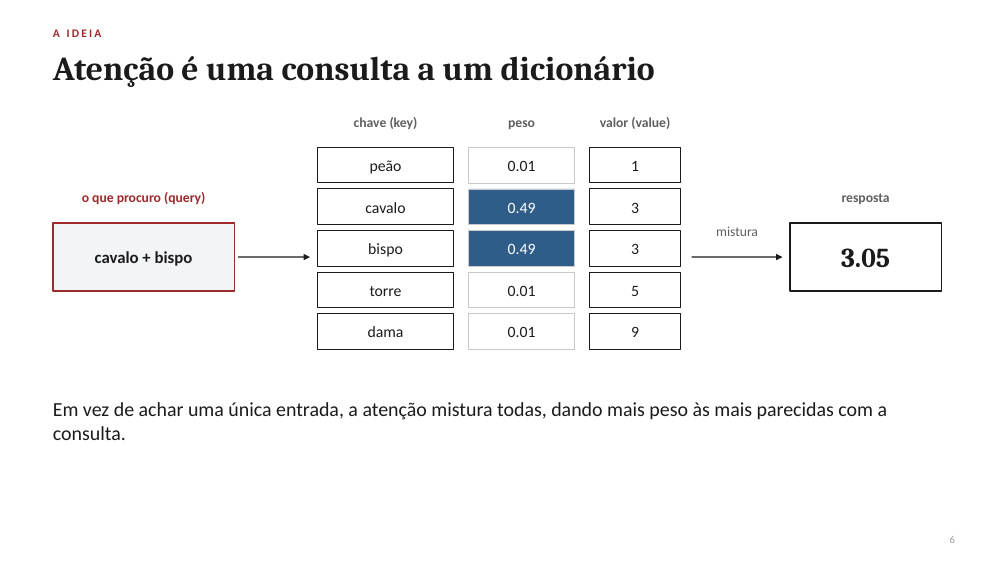
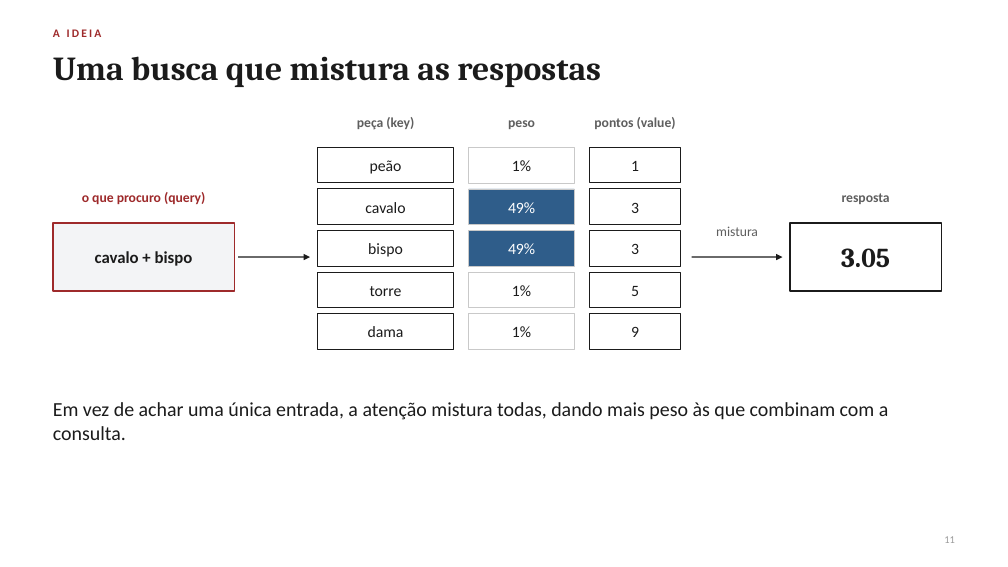
Before and after one commit to giovannibragasv/transformer-do-zero, a slide deck: slide 11 of slides/attention_workshop.pptx (slide 6 before the commit). Drawn at 1008x567 pixels with LibreOffice and Linux fonts; fonts in the diff are those of the drawing. Boxes give left, top, right and bottom in pixels: in the first picture for what was removed or moved away, otherwise in the second. Text is boxed around its words. In the diff, an @@ line names an element or a change of style, - is before the commit and + after.

Commit message:
Exercícios de lacuna, código pesado escondido e slides mais didáticos
- Notebook: atenção feita passo a passo num exemplo de três palavras; exercícios de
  lacuna (___) com a resposta no comentário; células pesadas em formulário do Colab;
  glossário e instruções de uso no topo; controle deslizante de temperatura.
- Slides: 25, com a história desde 2017, o problema das redes recorrentes, a busca
  do YouTube como analogia de Q/K/V, os três passos com os números do notebook e
  por que a atenção mudou tudo. Sem horários na tela.

```diff
--- a/slides/attention_workshop.pptx
+++ b/slides/attention_workshop.pptx
@@ text at [53, 56, 601, 87]: text changed @@
-Atenção é uma consulta a um dicionário
+Uma busca que mistura as respostas
@@ text at [357, 117, 414, 129]: text changed @@
-chave (key)
+peça (key)
@@ text at [594, 117, 676, 129]: text changed @@
-valor (value)
+pontos (value)
@@ text at [512, 160, 531, 171]: text changed @@
-0.01
+1%
@@ text at [508, 202, 535, 213]: text changed @@
-0.49
+49%
@@ text at [508, 243, 535, 254]: text changed @@
-0.49
+49%
@@ text at [512, 285, 531, 296]: text changed @@
-0.01
+1%
@@ text at [512, 326, 531, 337]: text changed @@
-0.01
+1%
@@ text at [53, 402, 889, 440]: text changed @@
-Em vez de achar uma única entrada, a atenção mistura todas, dando mais peso às mais parecidas com a consulta.
+Em vez de achar uma única entrada, a atenção mistura todas, dando mais peso às que combinam com a consulta.
@@ text at [944, 536, 955, 543]: text changed @@
-6
+11
```
Also in this commit, not shown: 10 other slides changed, 13 slides added, 4 slides removed, 5 other files.
